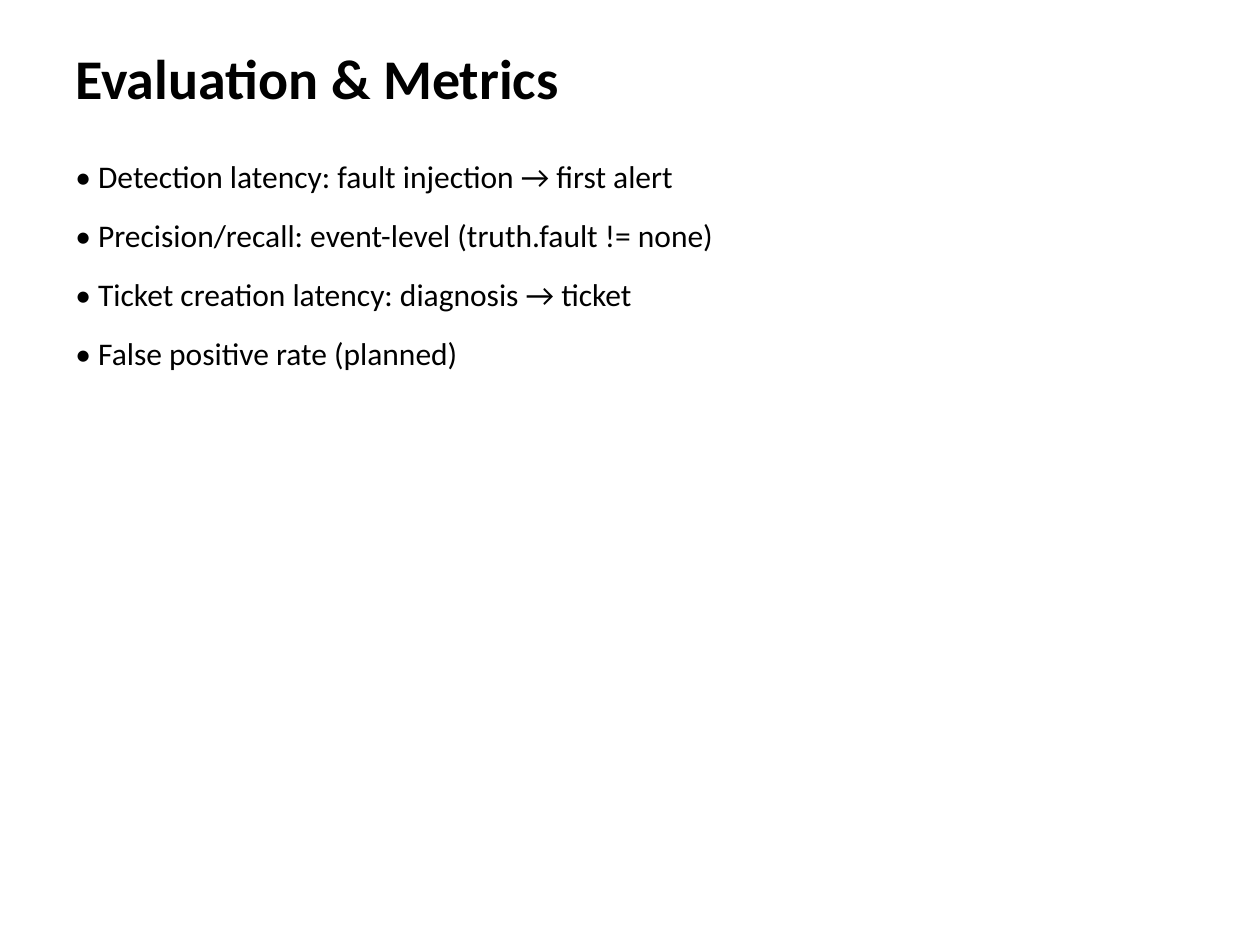
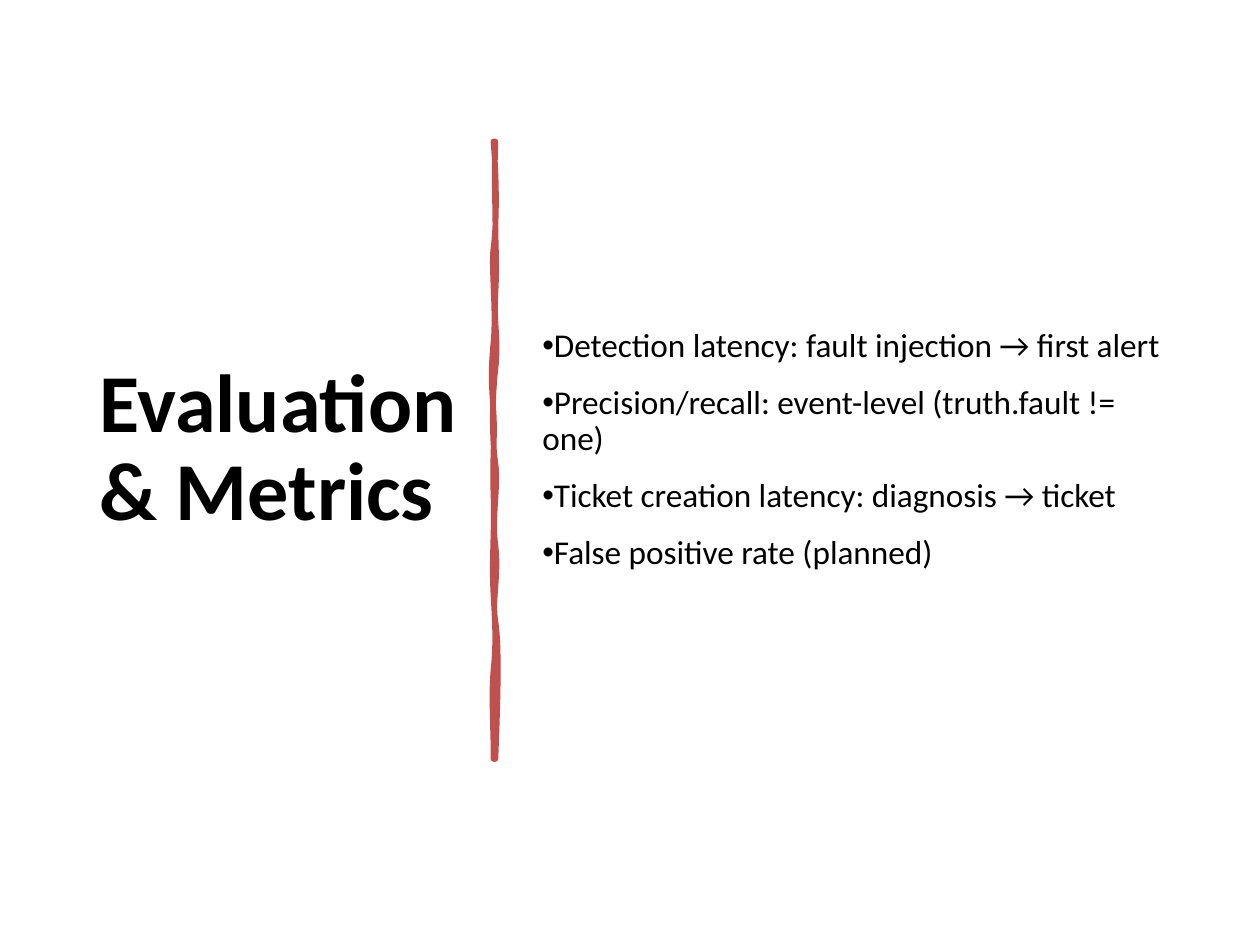
Before and after one commit to Haoj1/Powerplant-Multi-Agent, a slide deck: slide 31 of docs/Multi-Agent_Powerplant_Project.pptx (slide 26 before the commit). Drawn at 1260x945 pixels with LibreOffice and Linux fonts; fonts in the diff are those of the drawing. Boxes give left, top, right and bottom in pixels: in the first picture for what was removed or moved away, otherwise in the second. Text is boxed around its words. In the diff, an @@ line names an element or a change of style, - is before the commit and + after.

```diff
--- a/docs/Multi-Agent_Powerplant_Project.pptx
+++ b/docs/Multi-Agent_Powerplant_Project.pptx
@@ text "Evaluation & Metrics": place and size @@
-text "Evaluation & Metrics" at bbox=[75, 59, 558, 100]
+text "Evaluation & Metrics" at bbox=[100, 374, 457, 521]
@@ text "Evaluation & Metrics" at bbox=[100, 374, 457, 521]: size 32 to 47 pt; line spacing 1 to 0.9; more space between paragraphs; vertical alignment top to middle @@
@@ text "Detection latency: fault injection → ..." at bbox=[542, 334, 1160, 570]: vertical alignment top to middle @@
@@ freeform shape added at bbox=[493, 142, 495, 759], fill #C0504D, outline #C0504D 3.25 pt @@
@@ text at bbox=[542, 334, 1160, 570]: text changed; size 18 to 19 pt @@
-• Detection latency: fault injection → first alert
-• Precision/recall: event-level (truth.fault != none)
-• Ticket creation latency: diagnosis → ticket
-• False positive rate (planned)
+• Detection latency: fault injection → first alert
+• Precision/recall: event-level (truth.fault != one)
+• Ticket creation latency: diagnosis → ticket
+• False positive rate (planned)
```
Also in this commit, not shown: 24 other slides changed, 5 slides added, 2 slides removed.
